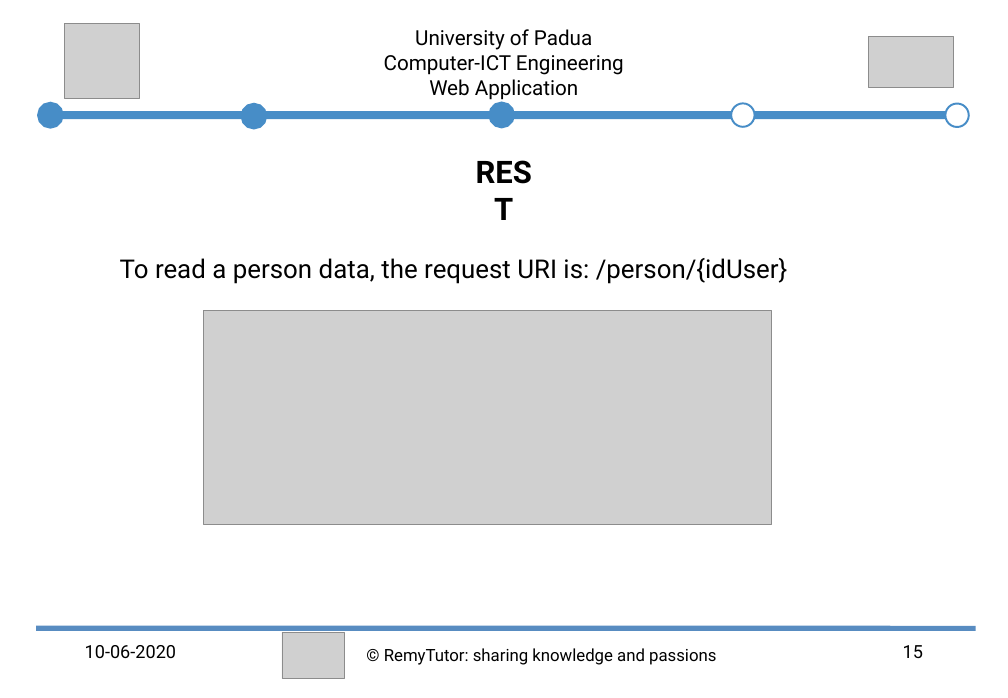
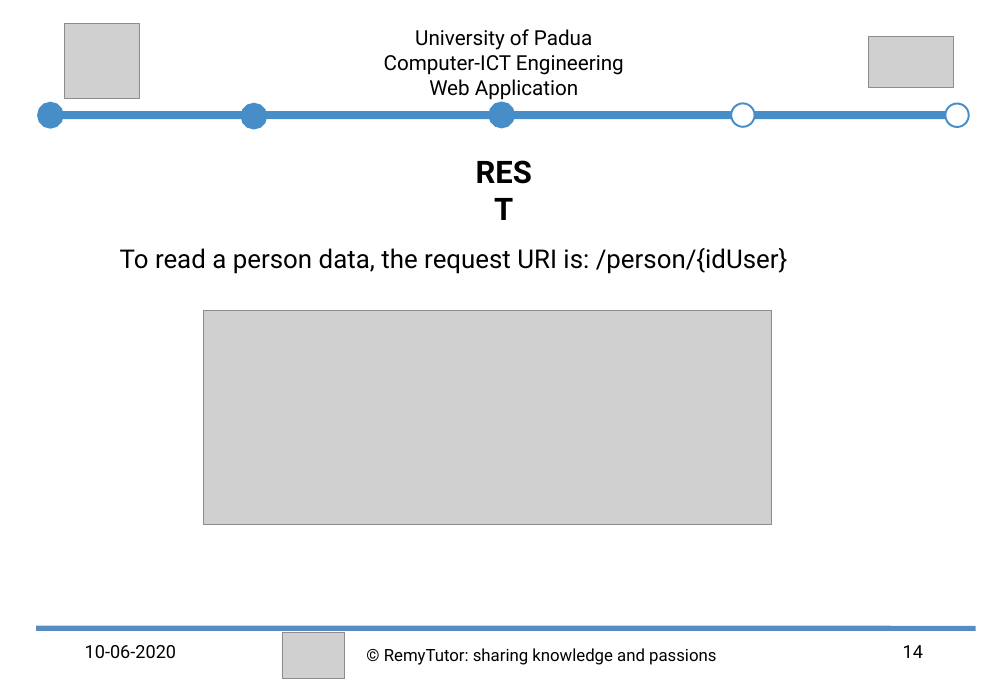
Before and after one commit to abahmadb/Web-Applications, a slide deck: slide 14 of HW2-RemyTutor-2019-2020 - Ahmad.ppt (slide 15 before the commit). Drawn at 1008x698 pixels with LibreOffice and Linux fonts; fonts in the diff are those of the drawing; grey boxes stand for pictures. Boxes give left, top, right and bottom in pixels: in the first picture for what was removed or moved away, otherwise in the second. Text is boxed around its words. In the diff, an @@ line names an element or a change of style, - is before the commit and + after.

```diff
--- a/HW2-RemyTutor-2019-2020 - Ahmad.ppt
+++ b/HW2-RemyTutor-2019-2020 - Ahmad.ppt
@@ text "To read a person data, ...": place and size @@
-text "To read a person data, ..." at <box>120,258,788,284</box>
+text "To read a person data, ..." at <box>120,248,788,274</box>
@@ page number at <box>903,645,923,658</box>: text changed @@
-15
+14
```
Also in this commit, not shown: 3 other slides changed, 1 slide removed, 1 other file.
